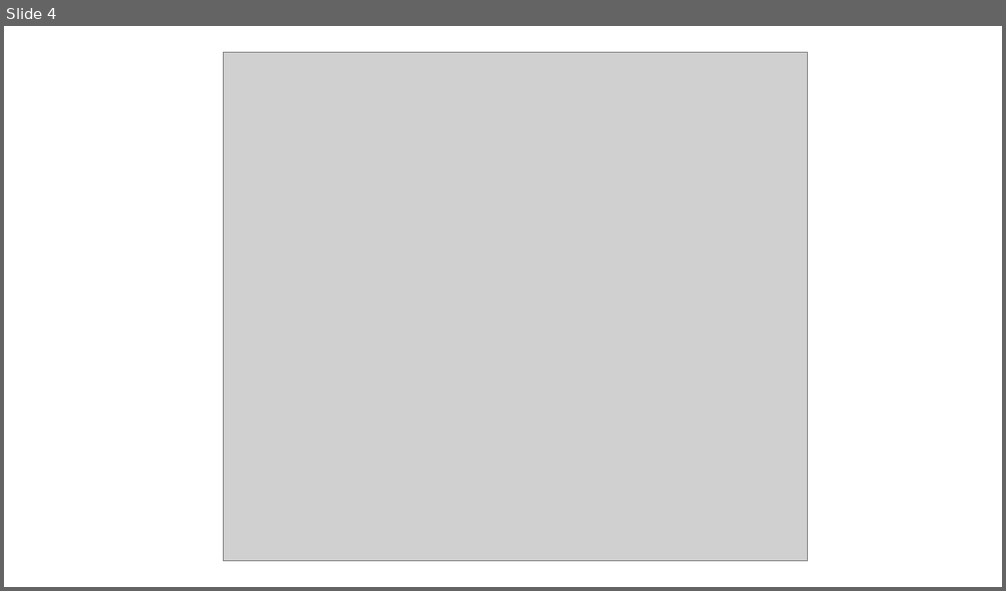
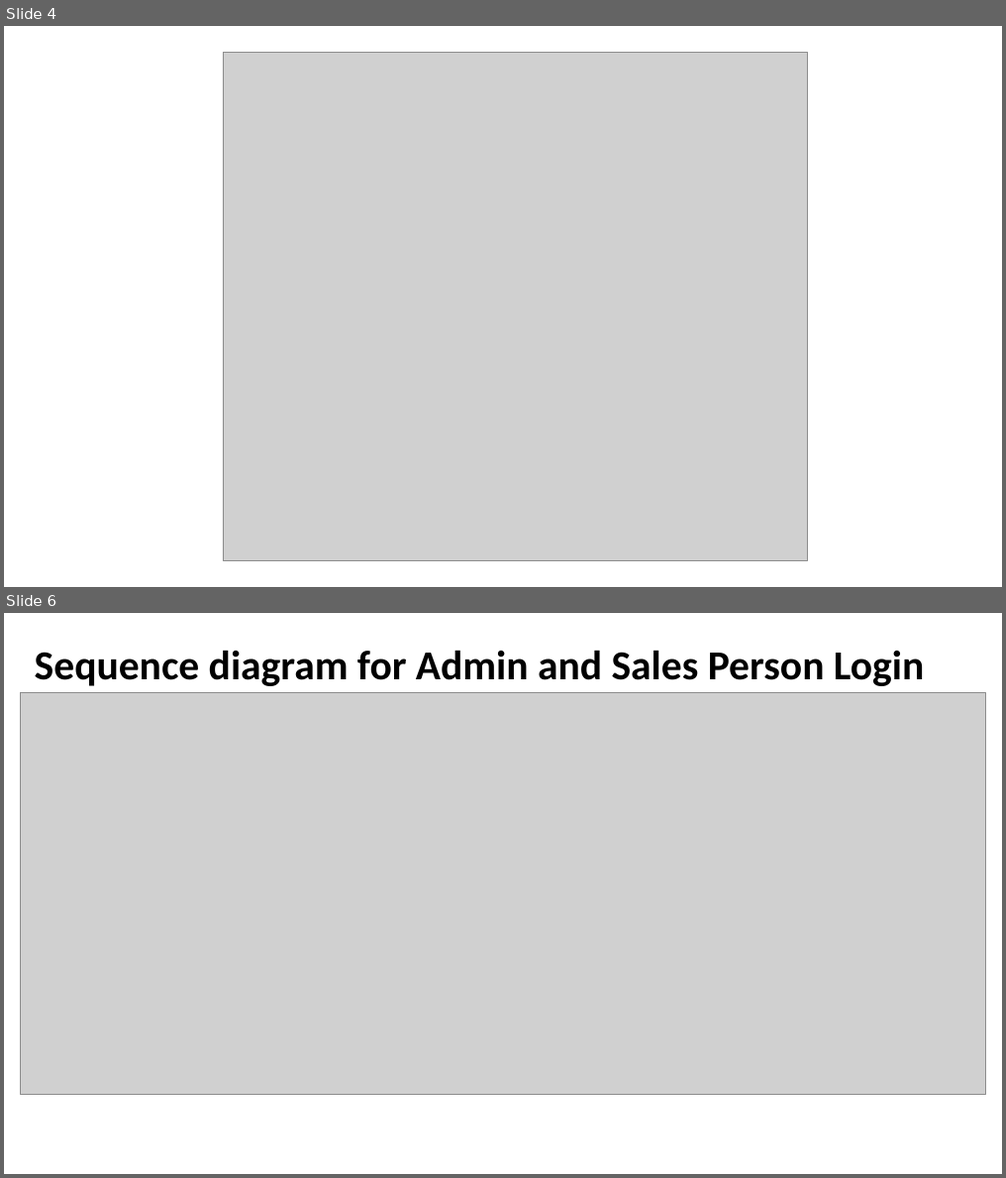
Before and after one commit to asing472/Great_Outdoor_Group_B, a slide deck: Presentation/Presentation1.pptx. Shown one above the other, each under a label of ours: slide 4 before the commit, slides 4 and 6 after it; the slides between them are not shown. The pictures are 1006x591 and 1006x1178 pixels, drawn with LibreOffice and Linux fonts; fonts in the diff are those of the drawing; grey boxes stand for pictures. Boxes give left, top, right and bottom in pixels: in the first picture for what was removed or moved away, otherwise in the second. Text is boxed around its words. In the diff, an @@ line names an element or a change of style, - is before the commit and + after.

```diff
--- a/Presentation/Presentation1.pptx
+++ b/Presentation/Presentation1.pptx
@@ slide 6 added at box(4, 613, 1002, 1174), background #FFFFFF @@
@@ title added at box(35, 650, 924, 686), 39.6 pt, text #000000, bold @@
+Sequence diagram for Admin and Sales Person Login
@@ picture added at box(21, 692, 985, 1095) @@
```
Also in this commit, not shown: 15 other slides added, 2 slides removed.
